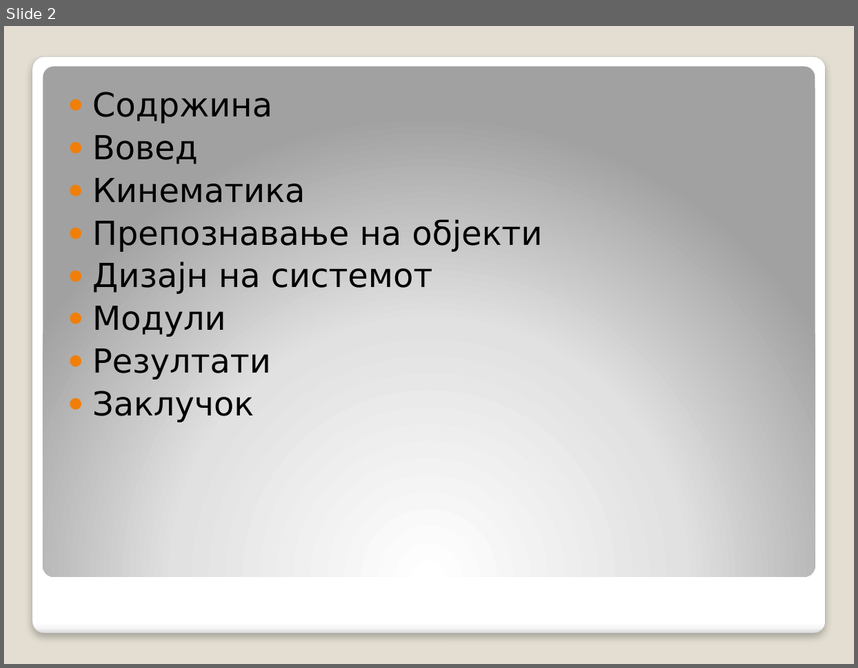
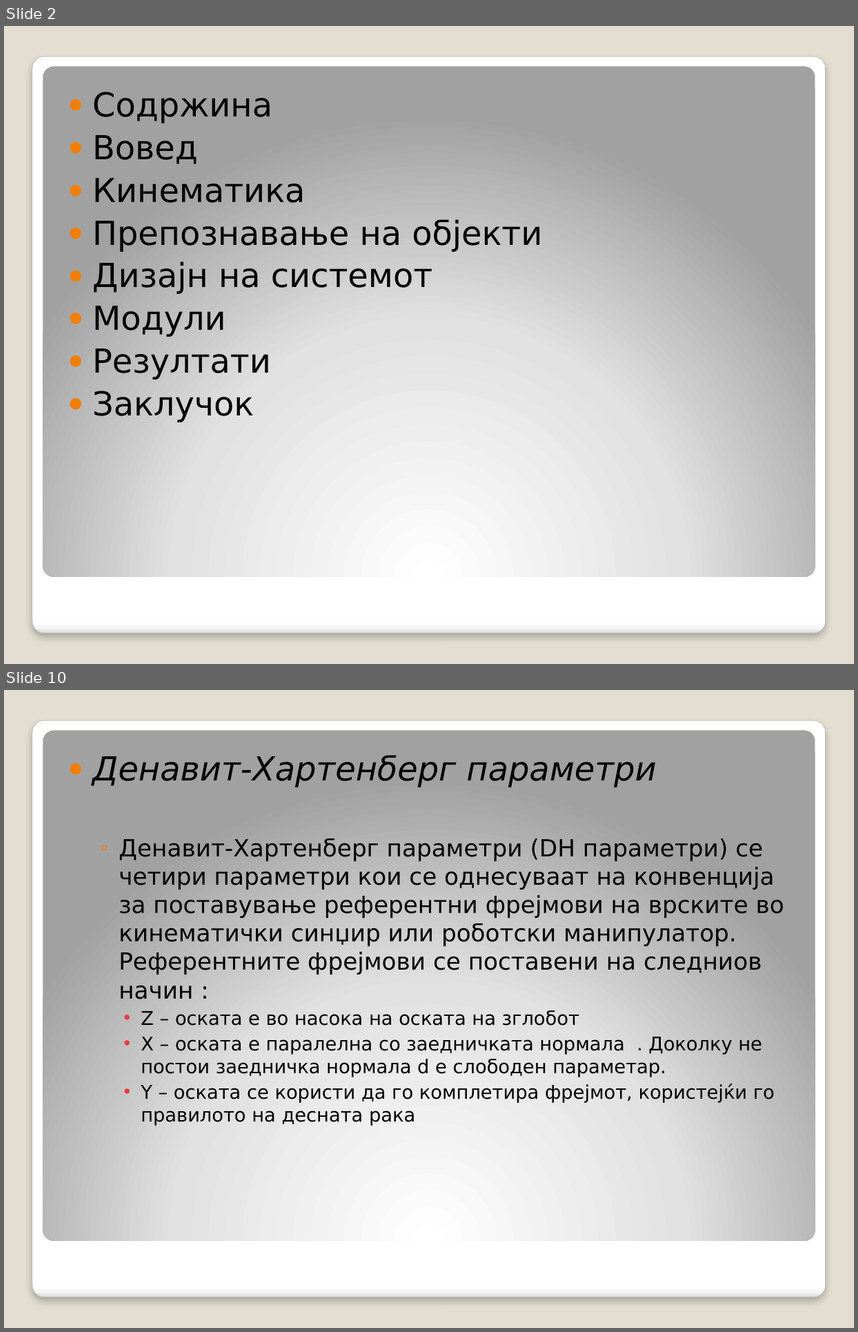
Before and after one commit to decoder015/diplomska, a slide deck: Paper/Компјутерска визија во роботика.pptx. Shown one above the other, each under a label of ours: slide 2 before the commit, slides 2 and 10 after it; the slides between them are not shown. The pictures are 858x668 and 858x1332 pixels, drawn with LibreOffice and Linux fonts; fonts in the diff are those of the drawing. Boxes give left, top, right and bottom in pixels: in the first picture for what was removed or moved away, otherwise in the second. Text is boxed around its words. In the diff, an @@ line names an element or a change of style, - is before the commit and + after.

```diff
--- a/Paper/Компјутерска визија во роботика.pptx
+++ b/Paper/Компјутерска визија во роботика.pptx
@@ slide 10 added at [4, 690, 854, 1328], background #E3DED1; not listed: 2 template elements that a slide beside it also shows @@
@@ text added at [92, 755, 784, 1125], 20 pt, text #000000 @@
+● Денавит-Хартенберг параметри
+  ◦ Денавит-Хартенберг параметри (DH параметри) се четири параметри кои се однесуваат на конвенција за поставување референтни фрејмови на врските во кинематички синџир или роботски манипулатор. Референтните фрејмови се поставени на следниов начин :
+    • Z – оската е во насока на оската на зглобот
+    • X – оската е паралелна со заедничката нормала . Доколку не постои заедничка нормала d е слободен параметар.
+    • Y – оската се користи да го комплетира фрејмот, користејќи го правилото на десната рака
```
Also in this commit, not shown: 3 slides changed, 29 other slides added, 1 slide removed, 9 other files.
